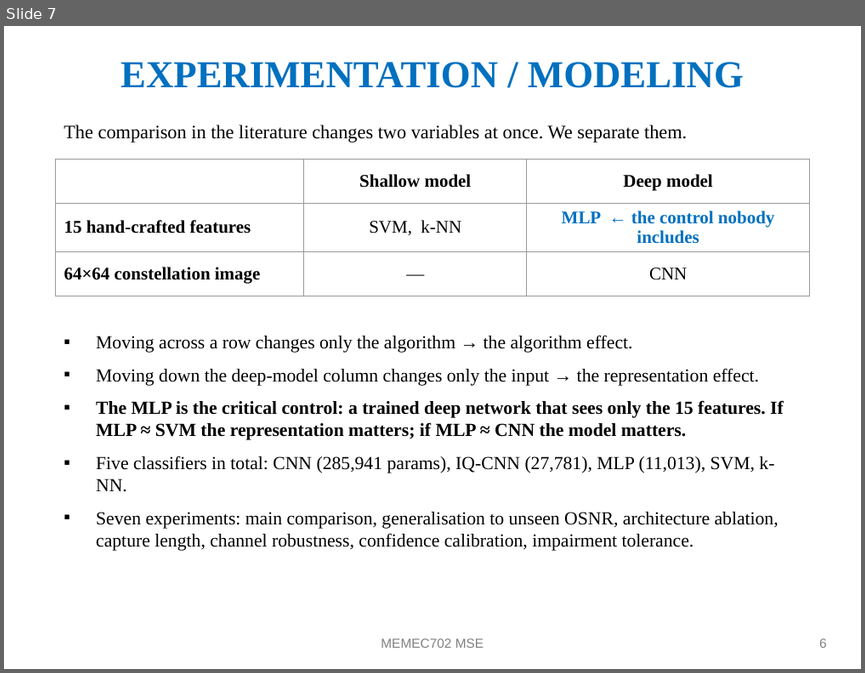
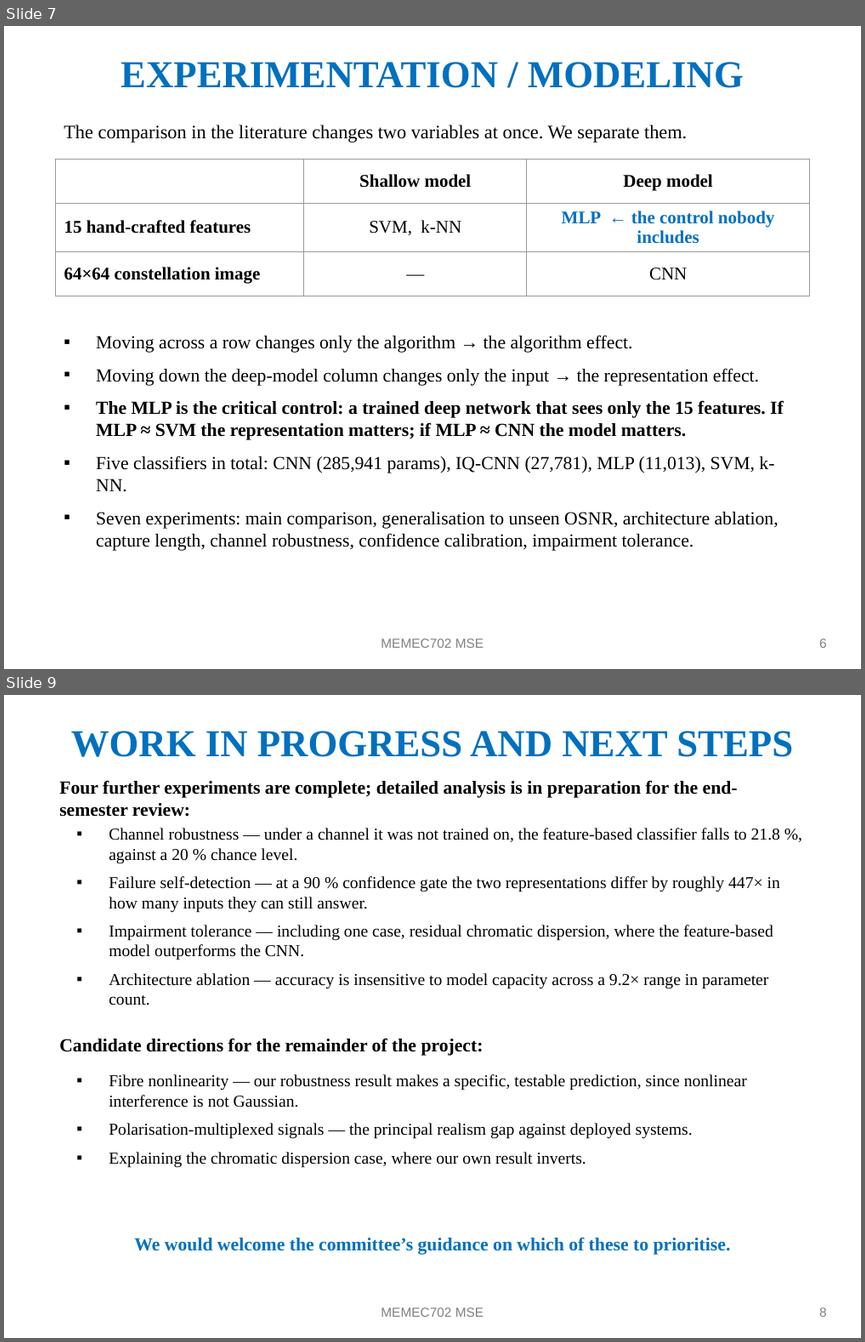
Before and after one commit to techi101/optical-mfi-representation, a slide deck: BTP_MidSem_Presentation.pptx. Shown one above the other, each under a label of ours: slide 7 before the commit, slides 7 and 9 after it; the slides between them are not shown. The pictures are 865x673 and 865x1342 pixels, drawn with LibreOffice and Linux fonts; fonts in the diff are those of the drawing. Boxes give left, top, right and bottom in pixels: in the first picture for what was removed or moved away, otherwise in the second. Text is boxed around its words. In the diff, an @@ line names an element or a change of style, - is before the commit and + after.

```diff
--- a/BTP_MidSem_Presentation.pptx
+++ b/BTP_MidSem_Presentation.pptx
@@ slide 9 added at box(4, 695, 861, 1338), background #FFFFFF @@
@@ text added at box(71, 731, 793, 757), 32 pt, text #0070C0, bold @@
+WORK IN PROGRESS AND NEXT STEPS
@@ text added at box(59, 780, 738, 817), 15.5 pt, text #000000, bold @@
+Four further experiments are complete; detailed analysis is in preparation for the end-semester review:
@@ text added at box(109, 828, 780, 1005), 14 pt, text #000000 @@
+▪ Channel robustness — under a channel it was not trained on, the feature-based classifier falls to 21.8 %, against a 20 % chance level.
+▪ Failure self-detection — at a 90 % confidence gate the two representations differ by roughly 447× in how many inputs they can still answer.
+▪ Impairment tolerance — including one case, residual chromatic dispersion, where the feature-based model outperforms the CNN.
+▪ Architecture ablation — accuracy is insensitive to model capacity across a 9.2× range in parameter count.
@@ text added at box(59, 1038, 483, 1055), 15.5 pt, text #000000, bold @@
+Candidate directions for the remainder of the project:
@@ text added at box(109, 1074, 747, 1168), 14 pt, text #000000 @@
+▪ Fibre nonlinearity — our robustness result makes a specific, testable prediction, since nonlinear interference is not Gaussian.
+▪ Polarisation-multiplexed signals — the principal realism gap against deployed systems.
+▪ Explaining the chromatic dispersion case, where our own result inverts.
@@ text added at box(134, 1236, 731, 1254), 15.5 pt, text #0070C0, bold @@
+We would welcome the committee’s guidance on which of these to prioritise.
@@ text added at box(381, 1307, 483, 1316), 11 pt, text #808080 @@
+MEMEC702 MSE
@@ text added at box(819, 1307, 827, 1316), 11 pt, text #808080 @@
+8
```
Also in this commit, not shown: 4 slides changed, 2 slides removed, 5 other files.
